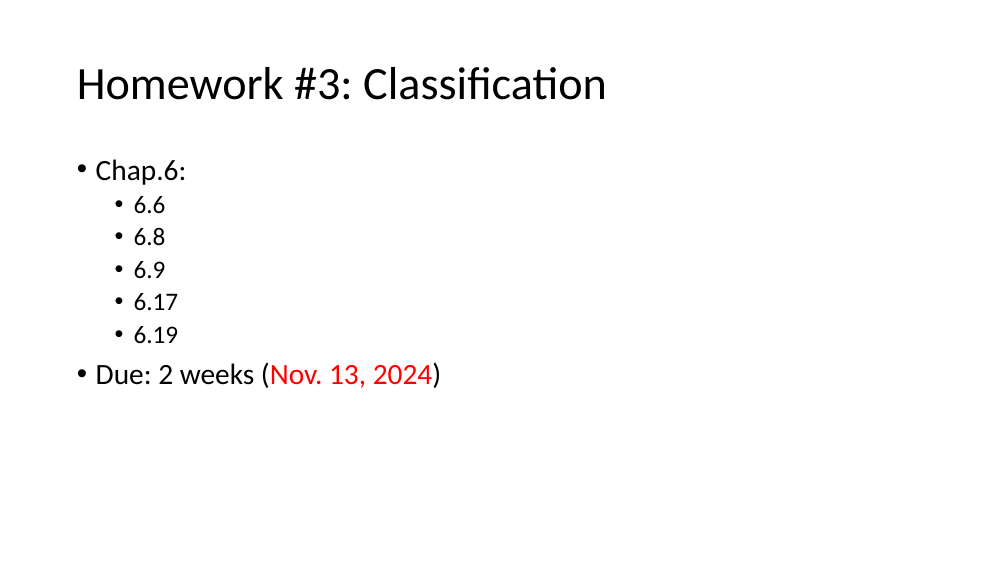
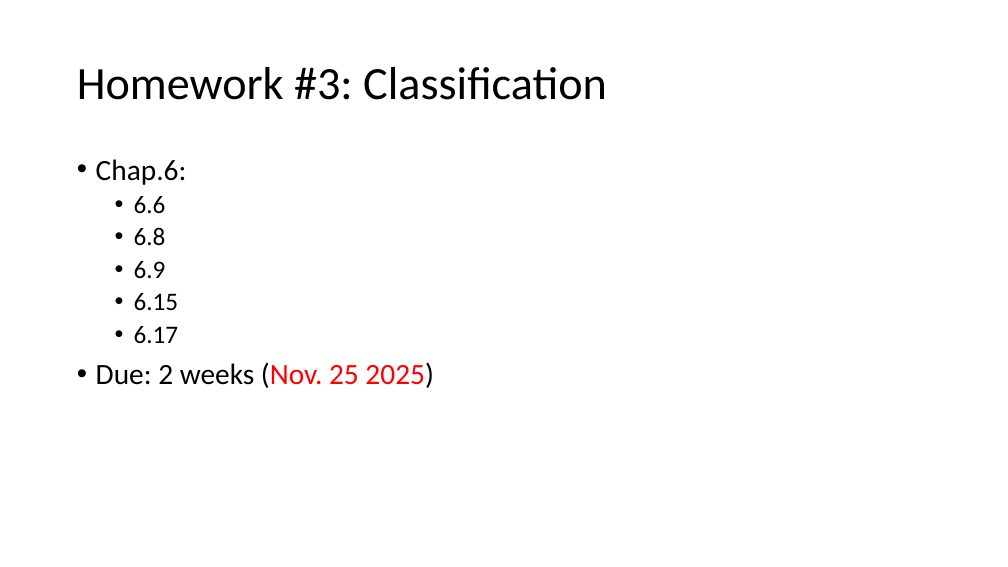
Before and after one commit to chriswjh/chriswjh.github.io, a slide deck: slide 2 of EDM/HW3.pptx. Drawn at 1008x567 pixels with LibreOffice and Linux fonts; fonts in the diff are those of the drawing. Boxes give left, top, right and bottom in pixels: in the first picture for what was removed or moved away, otherwise in the second. Text is boxed around its words. In the diff, an @@ line names an element or a change of style, - is before the commit and + after.

Commit message:
Files updated

```diff
--- a/EDM/HW3.pptx
+++ b/EDM/HW3.pptx
@@ text at (134,293,179,310): paragraph added @@
+  • 6.15
@@ text at (96,362,433,388): text changed @@
-  • 6.19
-• Due: 2 weeks (Nov. 13, 2024)
+• Due: 2 weeks (Nov. 25 2025)
```
Also in this commit, not shown: 1 other slide changed, 1 slide added, 1 slide removed.
